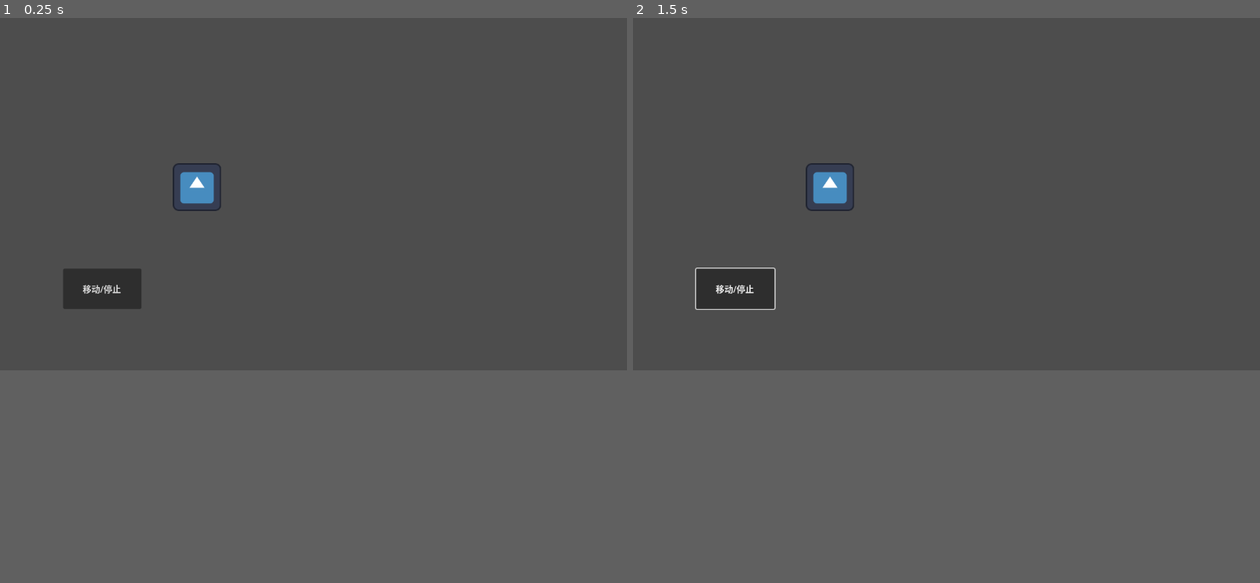
Above: before the commit, frames 1-2 (left to right).
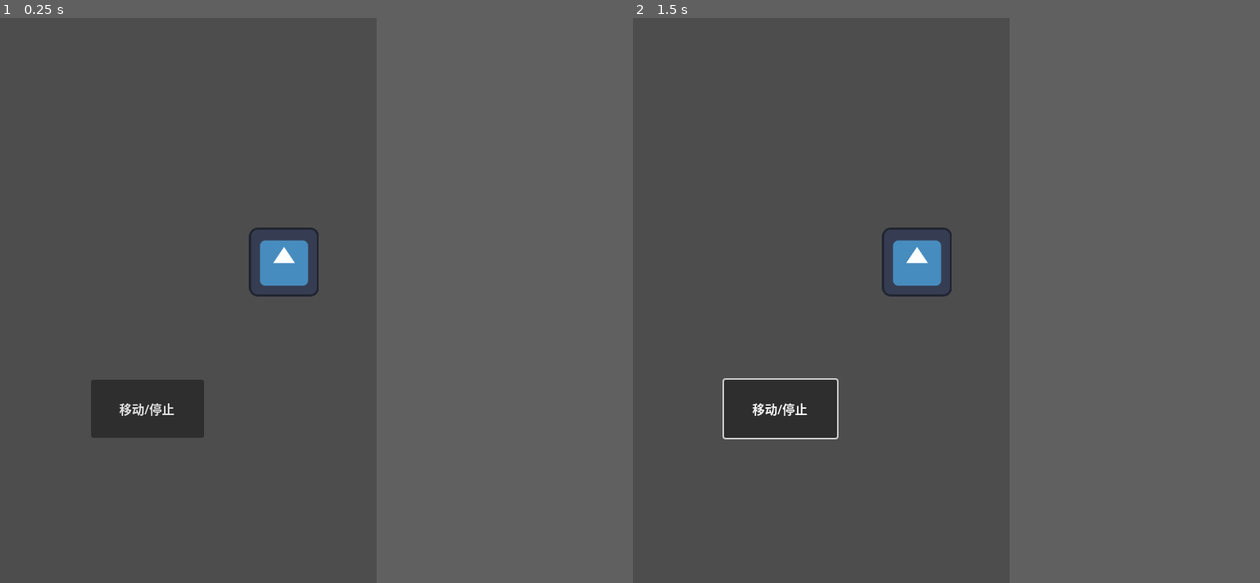
Above: after the commit, the same moments.

Repository: jaus0416/godotlearn
Game: Godot game, scene res://node_2d.tscn
Two runs of this game, one before a commit and one after it. Both use one fixed random seed, a clock stepped at 60 frames per second and the inputs below. The engine's default icon, where the game draws it, is replaced by a stand-in: a white triangle on a blue panel in a dark square.
Inputs (mouse positions are in pixels of both pictures, inside the frame that each line leads up to):
- Up to frame 1 (0.25 s): no input
- Up to frame 2 (1.5 s): click "移动/停止" at 0.5 s; tap Enter at 1.25 s; move the mouse to (1084, 176) at 1.27 s; hold Right (ui_right) from 1.28 s (still down); click (1084, 176) at 1.42 s
In our replay, the window is 799x449 before the commit and 480x720 after it. These sizes can differ from the game's own. Grey fills any space a smaller window leaves; there, only what the larger window draws over its background counts as a difference.

The runs differ from the first frame. In frame 1, 3.9% of the frame differs, in the area x 10-51%, y 25-75%; in frame 2, 4.1%, in the area x 9-51%, y 25-75%.

Commit message:
feature:第一个2D游戏-准备资源

Diff:
--- a/project.godot
+++ b/project.godot
@@ -14,3 +14,9 @@
 run/main_scene="res://node_2d.tscn"
 config/features=PackedStringArray("4.3", "Forward Plus")
 config/icon="res://icon.svg"
+
+[display]
+
+window/size/viewport_width=480
+window/size/viewport_height=720
+window/stretch/mode="canvas_items"
Not shown, changed: .gitignore
